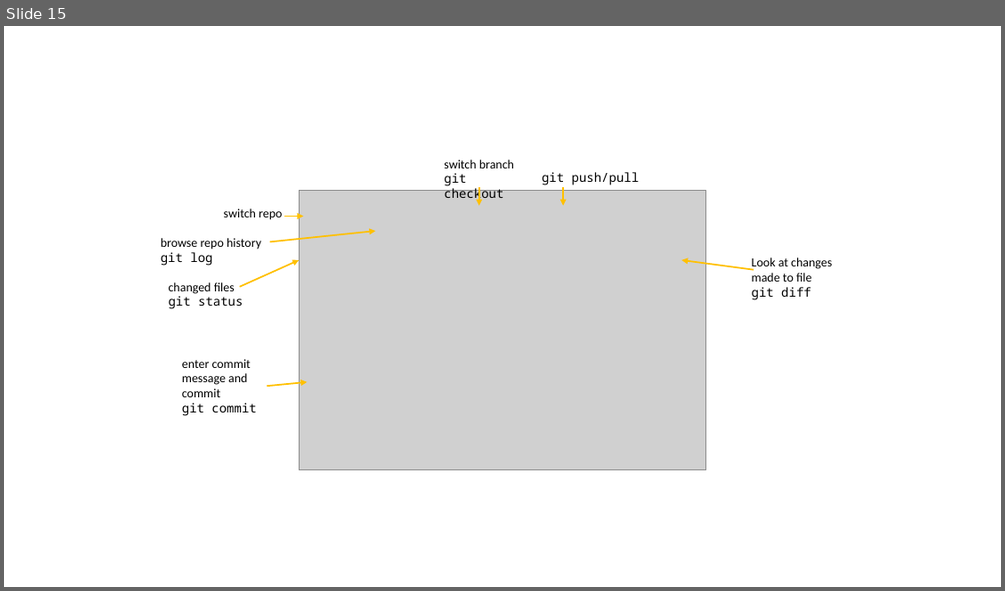
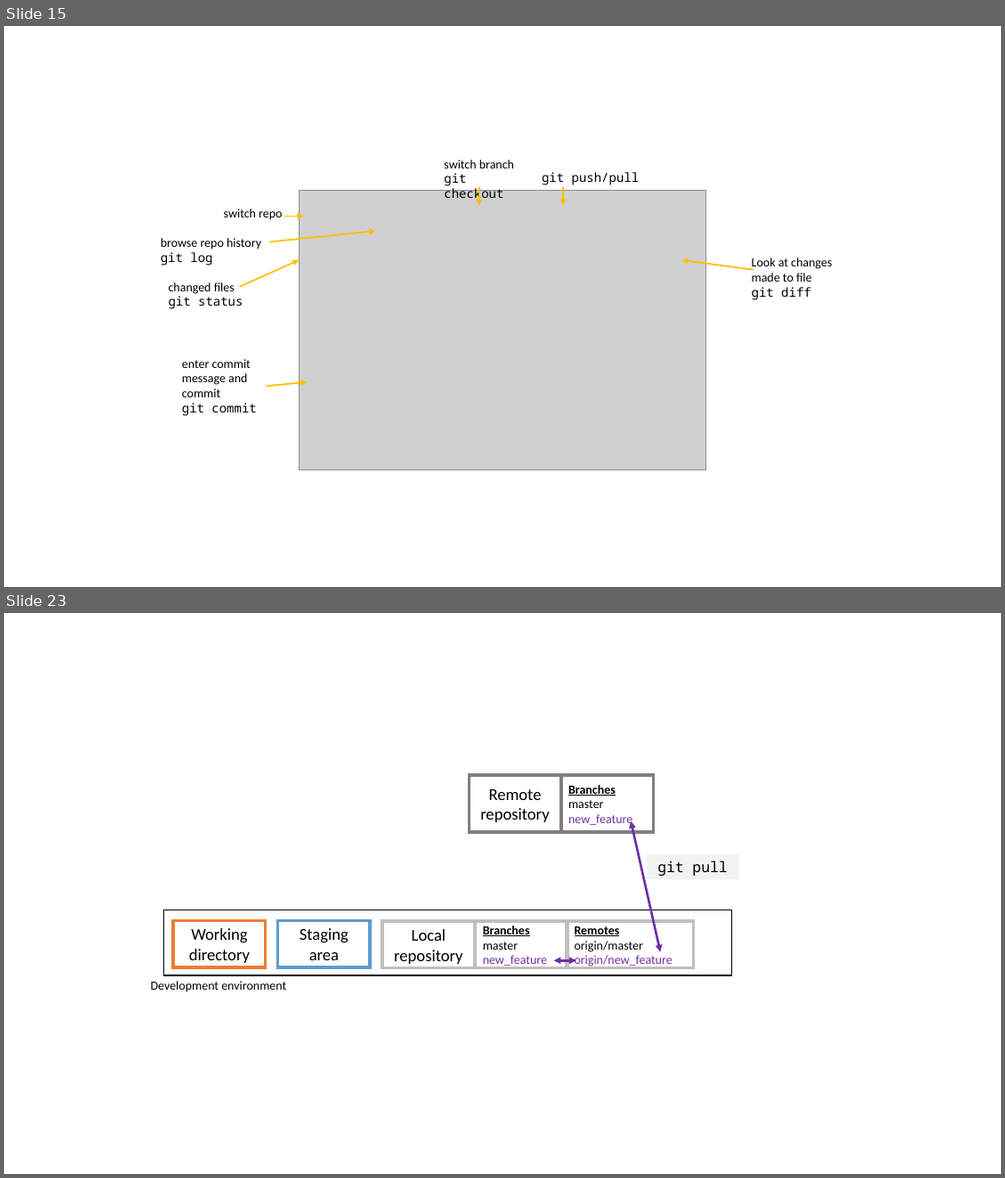
Before and after one commit to selinaZitrone/get-started-with-git, a slide deck: slides/img/images.pptx. Shown one above the other, each under a label of ours: slide 15 before the commit, slides 15 and 23 after it; the slides between them are not shown. The pictures are 1005x591 and 1005x1178 pixels, drawn with LibreOffice and Linux fonts; fonts in the diff are those of the drawing; grey boxes stand for pictures. Boxes give left, top, right and bottom in pixels: in the first picture for what was removed or moved away, otherwise in the second. Text is boxed around its words. In the diff, an @@ line names an element or a change of style, - is before the commit and + after.

```diff
--- a/slides/img/images.pptx
+++ b/slides/img/images.pptx
@@ slide 23 added at bbox=[4, 613, 1001, 1174], background #FFFFFF @@
@@ group added at bbox=[151, 775, 738, 992]: 9 rectangles, 2 double arrows, 1 text @@
+Development environment
+Working directory
+Staging area
+Local repository
+Branches
+master
+new_feature
+Remote repository
+Branches
+master
+new_feature
+Remotes
+origin/master
+origin/new_feature
+git pull
```
Also in this commit, not shown: 7 other slides added, 36 other files.
